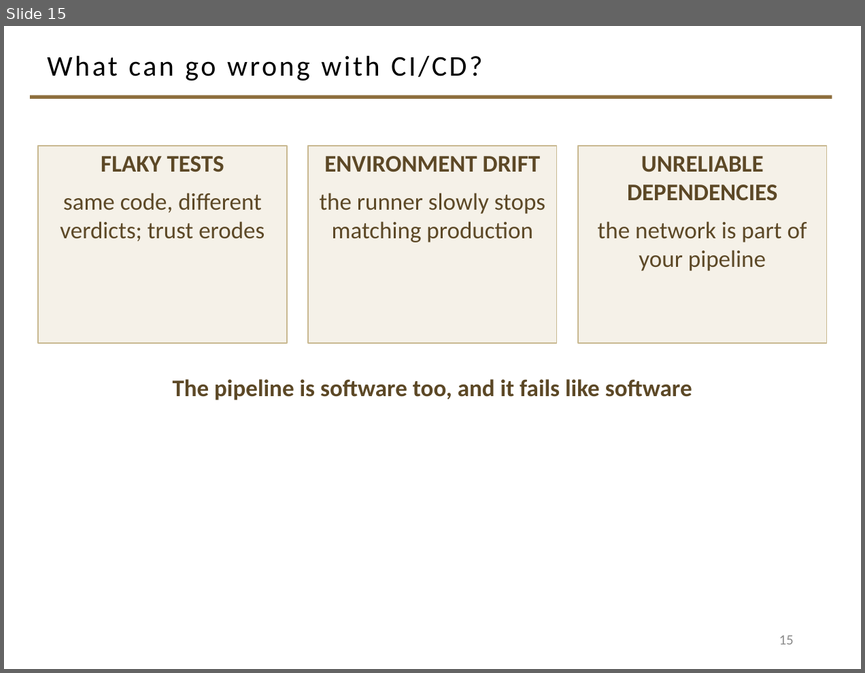
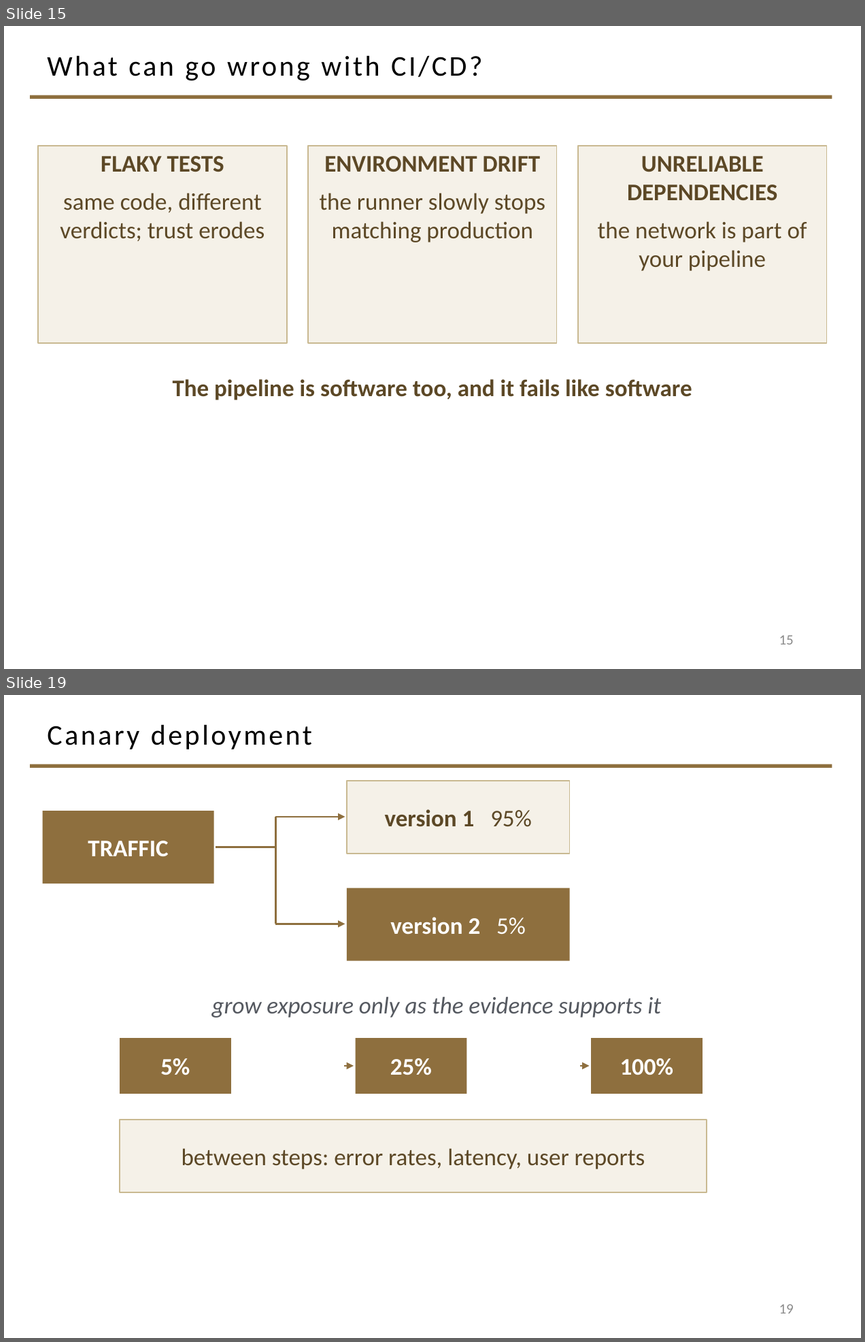
Before and after one commit to davisjam/model-based-agentic-software-engineering, a slide deck: course/lectures/act-3-software-in-the-world/02-compute-environments-and-data-management/3-1-Compute-Environments-and-Deployment.pptx. Shown one above the other, each under a label of ours: slide 15 before the commit, slides 15 and 19 after it; the slides between them are not shown. The pictures are 865x673 and 865x1342 pixels, drawn with LibreOffice and Linux fonts; fonts in the diff are those of the drawing; background and template pictures are left out. Boxes give left, top, right and bottom in pixels: in the first picture for what was removed or moved away, otherwise in the second. Text is boxed around its words. In the diff, an @@ line names an element or a change of style, - is before the commit and + after.

```diff
--- a/course/lectures/act-3-software-in-the-world/02-compute-environments-and-data-management/3-1-Compute-Environments-and-Deployment.pptx
+++ b/course/lectures/act-3-software-in-the-world/02-compute-environments-and-data-management/3-1-Compute-Environments-and-Deployment.pptx
@@ slide 19 added at [4, 695, 861, 1338], background #FFFFFF; not listed: 1 template element that a slide beside it also shows @@
@@ title added at [47, 724, 312, 749], 24 pt, text #000000 @@
+Canary deployment
@@ rectangle added at [347, 781, 570, 853], fill #F5F1E8, outline #C9B991 1 pt, 20 pt, text #5C4826, bold @@
+version 1 95%
@@ rectangle added at [43, 811, 214, 883], fill #8E6F3E, 20 pt, text #FFFFFF, bold @@
+TRAFFIC
@@ line added from (275, 877) to (275, 817), #8E6F3E 1.5 pt @@
@@ arrow added from (275, 817) to (345, 817), #8E6F3E 1.5 pt @@
@@ line added from (215, 847) to (275, 847), #8E6F3E 1.5 pt @@
@@ line added from (275, 847) to (275, 923), #8E6F3E 1.5 pt @@
@@ rectangle added at [347, 888, 570, 961], fill #8E6F3E, 20 pt, text #FFFFFF, bold @@
+version 2 5%
@@ arrow added from (275, 923) to (345, 923), #8E6F3E 1.5 pt @@
@@ text added at [212, 996, 661, 1017], 20 pt, text #555960, italic @@
+grow exposure only as the evidence supports it
@@ rectangle added at [120, 1038, 231, 1093], fill #8E6F3E, 20 pt, text #FFFFFF, bold @@
+5%
@@ rectangle added at [356, 1038, 466, 1093], fill #8E6F3E, 20 pt, text #FFFFFF, bold @@
+25%
@@ rectangle added at [591, 1038, 702, 1093], fill #8E6F3E, 20 pt, text #FFFFFF, bold @@
+100%
@@ arrow added from (344, 1066) to (354, 1066), #8E6F3E 1.5 pt @@
@@ arrow added from (580, 1066) to (589, 1066), #8E6F3E 1.5 pt @@
@@ rectangle added at [120, 1119, 706, 1192], fill #F5F1E8, outline #C9B991 1 pt, 20 pt, text #5C4826 @@
+between steps: error rates, latency, user reports
@@ page number added at [779, 1304, 793, 1313], 12 pt, text #8C8C8C @@
+19
```
Also in this commit, not shown: 5 other slides added.
